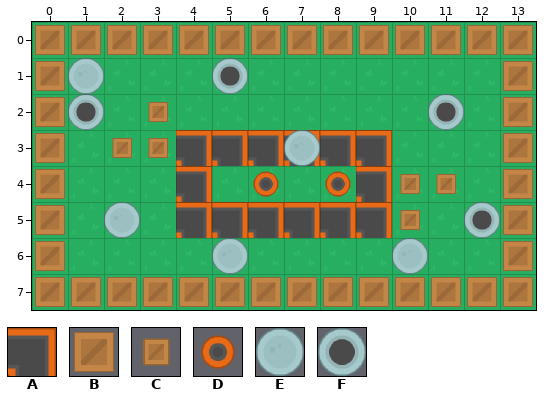
An edit to a level. Tiled map (JSON), bot-battles/data/maps/map.json. The picture above is the old version.
Cells are 64x64 px. Shown: x 0..13, y 0..7.
Key: from "map": A 109, B 128, C 129, D 197, E 358, F 367.
_ is an empty cell.
Objects are placed by their top-left corner, in cells (3,4 is the top-left corner of cell 3,4); size is 1x1 cell unless given.
Layers that did not change in this view are not listed.
Layer "wall" before, first column x 0:
0 BBBBBBBBBBBBBB
1 B____________B
2 B__C_________B
3 B_CCAAAAAA___B
4 B___A____ACC_B
5 B___AAAAAAC__B
6 B____________B
7 BBBBBBBBBBBBBB
Objects on layer "botSpawner" before:
D "botSpawner2" at 6,4
D "botSpawner1" at 8,4
Objects on layer "healthSpawner" before:
E "healthSpawner" at 1,1
E "healthSpawner" at 7,3
E "healthSpawner" at 2,5
E "healthSpawner" at 5,6
E "healthSpawner" at 10,6
Objects on layer "weaponSpawner" before:
F "weaponSpawner" at 5,1
F "weaponSpawner" at 11,2
F "weaponSpawner" at 1,2
F "weaponSpawner" at 12,5
Now the later version:
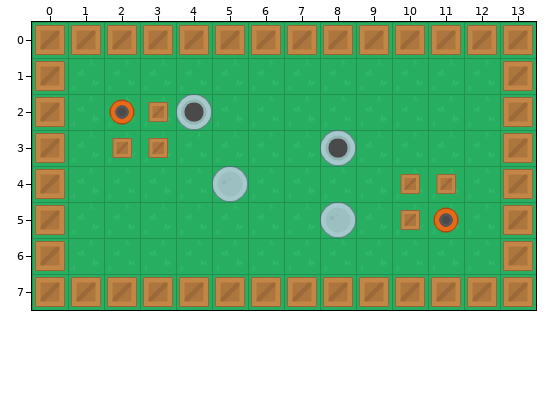
From the commit log: Fix bug server not updating meshes when sprite name changed
Changes in this commit:
Layer "wall":
y 3: x 4..9 AAAAAA -> ______
y 4: x 4 A -> _; x 9 A -> _
y 5: x 4..9 AAAAAA -> ______
Layer "botSpawner":
changed: D "botSpawner2" at 6,4 -> D "botSpawner2" at 2,2
changed: D "botSpawner1" at 8,4 -> D "botSpawner1" at 11,5
Layer "healthSpawner":
changed: E "healthSpawner" at 2,5 -> E "healthSpawner" at 5,4
added: E "healthSpawner" at 8,5
removed: E "healthSpawner" at 1,1
removed: E "healthSpawner" at 7,3
removed: E "healthSpawner" at 5,6
removed: E "healthSpawner" at 10,6
Layer "weaponSpawner":
changed: F "weaponSpawner" at 5,1 -> F "weaponSpawner" at 8,3
added: F "weaponSpawner" at 4,2
removed: F "weaponSpawner" at 11,2
removed: F "weaponSpawner" at 1,2
removed: F "weaponSpawner" at 12,5
